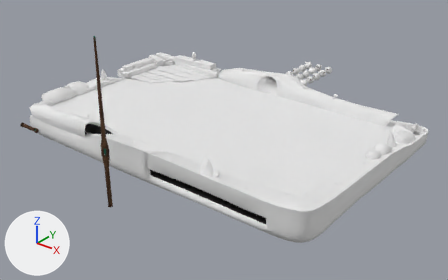
Before and after pictures for a commit that changed the FBX model Assets/VRCBilliardsCE/Models/CottonFoxTable.fbx.
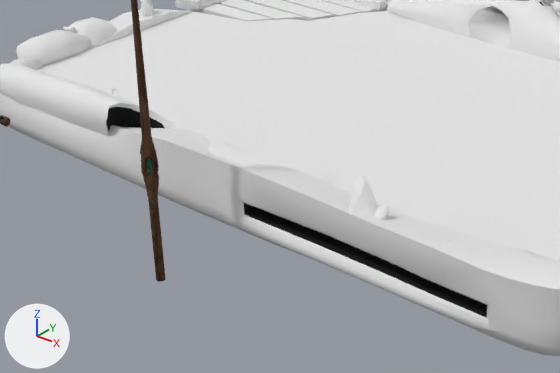
Each version appears first whole from a camera (50 mm lens) standing at (2.55, -3.08, 1.78) and looking at (0.08, 0.01, -0.14), and next in a close-up on the part from 8% to 67% of the width and 26% to 90% of the height. Every picture has the same lights, and +X, +Y and +Z are marked at lower left. Objects named as collision shapes, trigger or cutter boxes, shadow casters or lower levels of detail are left out. Where no turn or scale is listed for an object, it has been applied to the vertices. Vertices at the same position are counted once.

Script lines for the objects in view, before the commit:
```python
me_cf_4ball_filters = bpy.data.meshes.new('cf-4ball_filters')
me_cf_4ball_filters.from_pydata(...)  # 214 vertices, 172 faces; spans x -1.27..1.23, y -0.79..0.81, z -0.1..0.13
me_cf_4ball_filters.materials.append(mat_cf_table)  # its picture is missing
me_cf_table = bpy.data.meshes.new('cf-table')
me_cf_table.from_pydata(...)  # 3159 vertices, 3054 faces; spans x -1.25..1.25, y -0.81..0.84, z -0.26..0.17
# faces by material slot: [2965, 89]
me_cf_table.materials.append(mat_cf_table)  # its picture is missing
me_cf_table.materials.append(mat_cf_black)  # black #000000
me_circle_001 = bpy.data.meshes.new('Circle.001')
me_circle_001.from_pydata(...)  # 187 vertices, 223 faces; spans x -0.026..0.026, y -0.026..0.024, z -0.231..0.833
me_circle_001.materials.append(mat_cf_cue)  # picture img_cf_cue_diffuse_tif
ob_cf_4ball_filters = bpy.data.objects.new('cf-4ball_filters', me_cf_4ball_filters)
ob_cf_4ball_filters.location = (0.0, 0.0, 0.0)
ob_cf_cue = bpy.data.objects.new('cf-cue', me_circle_001)
ob_cf_cue.location = (0.0, -1.0, 0.0)
ob_cf_table = bpy.data.objects.new('cf-table', me_cf_table)
ob_cf_table.location = (0.0, 0.0, 0.0)
```
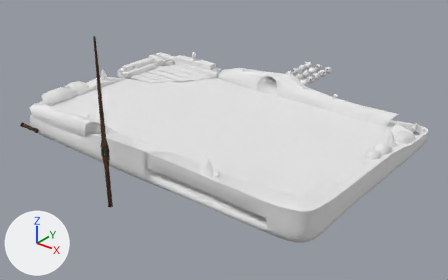
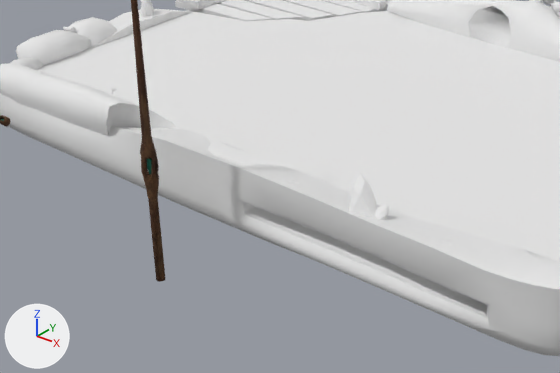
Changed parts and their boxes (x1, y1, x2, y2) in the close-ups (560 x 373 px):
part 1 of me_cf_table, recoloured (black to grey)
    both: (106, 1, 546, 318)

The change in detail:
me_cf_table has 3159 vertices, 3054 faces and spans x -1.25..1.25, y -0.81..0.84, z -0.26..0.17.
me_cf_table is used by ob_cf_table; location (0.0, 0.0, 0.0).
me_cf_table part 1: all 89 faces that had it switch from mat_cf_black (black #000000) to mat_cf_table (its picture is missing).
